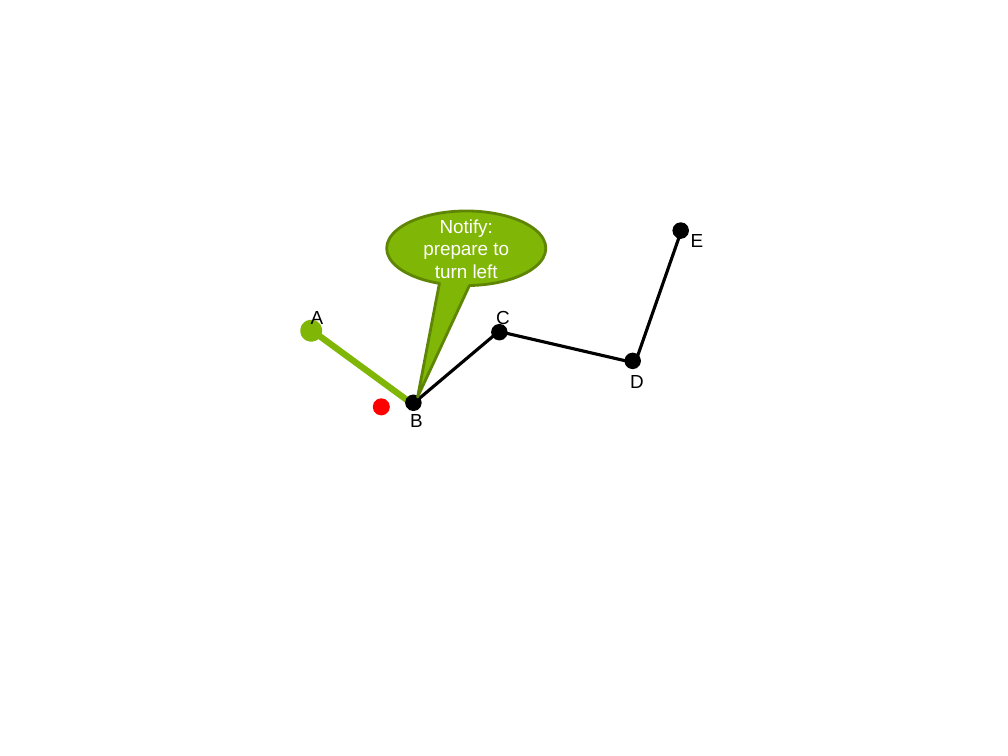
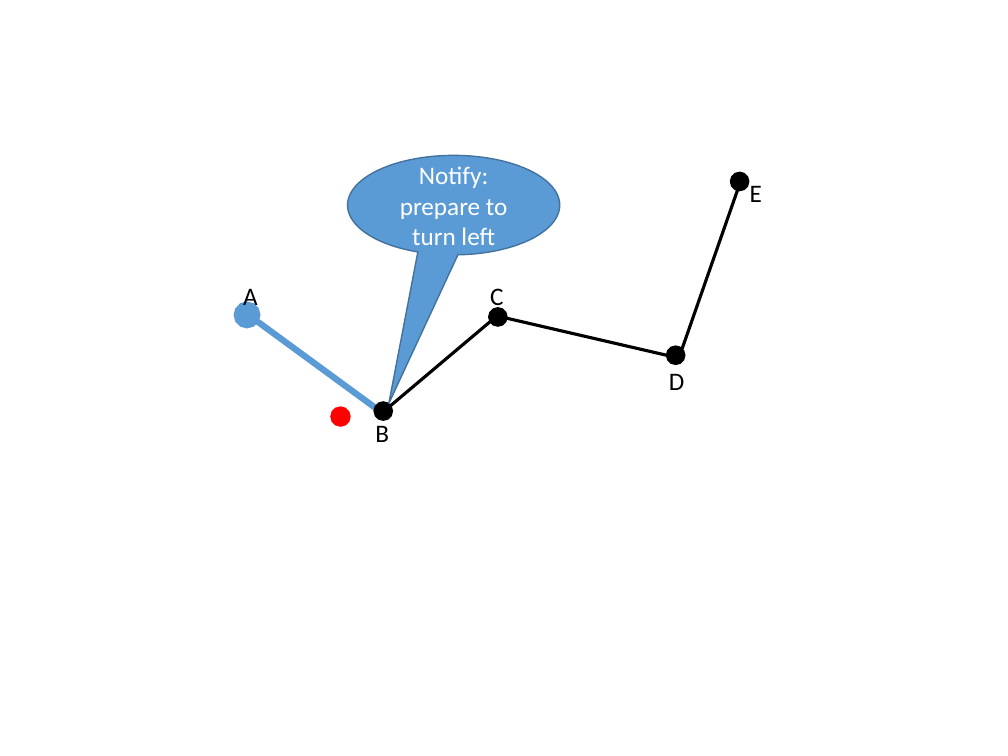
Before and after one commit to hqt/street-router, a slide deck: slide 52 of Document/presentation/full presentation.pptx (slide 53 before the commit). Drawn at 1008x756 pixels with LibreOffice and Linux fonts; fonts in the diff are those of the drawing. Boxes give left, top, right and bottom in pixels: in the first picture for what was removed or moved away, otherwise in the second. Text is boxed around its words. In the diff, an @@ line names an element or a change of style, - is before the commit and + after.

```diff
--- a/Document/presentation/full presentation.pptx
+++ b/Document/presentation/full presentation.pptx
@@ speech bubble "Notify: prepare to turn left": place and size @@
-speech bubble "Notify: prepare to turn left" at (387,211,546,285)
+speech bubble "Notify: prepare to turn left" at (348,155,560,255)
@@ speech bubble "Notify: prepare to turn left" at (348,155,560,255): size 13.5 to 18 pt, font Arial to Calibri; fill #80B606 to #5B9BD5; outline #5F8704 2 pt to #43739E 1 pt @@
@@ ellipse added at (731,172,749,191), fill #000000, outline #000000 1 pt @@
@@ size 13.5 to 18 pt, font Arial to Calibri in 5 elements at (490,288,503,311), (669,373,684,390), (375,425,389,442), (243,284,258,311), (750,185,762,202) @@
@@ text "E": place and size @@
-text "E" at (691,234,704,247)
+text "E" at (750,185,762,202)
@@ line moved from (638, 356) - (680, 233) to (682, 349) - (740, 184) @@
@@ ellipse removed at (674,224,688,238) @@
@@ text "A": place and size @@
-text "A" at (311,310,324,329)
+text "A" at (243,284,258,311)
@@ text "C": place and size @@
-text "C" at (496,311,510,329)
+text "C" at (490,288,503,311)
@@ ellipse: place and size @@
-ellipse at (304,324,319,338)
+ellipse at (238,305,256,324)
@@ ellipse at (238,305,256,324): fill #80B606 to #5B9BD5; outline #80B606 6 pt to #5B9BD5 6 pt @@
@@ line moved from (313, 332) - (412, 404) to (250, 316) - (382, 413) @@
@@ line (250, 316) - (382, 413): stroke #80B606 4.5 pt to #5B9BD5 4.5 pt @@
@@ line moved from (412, 404) - (499, 332) to (382, 413) - (497, 316) @@
@@ ellipse: place and size @@
-ellipse at (493,326,507,340)
+ellipse at (489,307,507,326)
@@ ellipse at (489,307,507,326): outline #000000 2 pt to #000000 1 pt @@
@@ line moved from (499, 332) - (626, 361) to (497, 316) - (666, 355) @@
@@ ellipse at (666,346,684,364): outline #000000 2 pt to #000000 1 pt @@
@@ ellipse: place and size @@
-ellipse at (626,354,640,368)
+ellipse at (666,346,684,364)
@@ text "D": place and size @@
-text "D" at (630,375,644,388)
+text "D" at (669,373,684,390)
@@ ellipse: place and size @@
-ellipse at (406,396,420,410)
+ellipse at (331,407,350,426)
@@ ellipse at (331,407,350,426): fill #000000 to #FF0000; outline #000000 2 pt to #FF0000 1 pt @@
@@ text "B": place and size @@
-text "B" at (410,414,423,427)
+text "B" at (375,425,389,442)
@@ ellipse: place and size @@
-ellipse at (374,400,388,414)
+ellipse at (374,402,392,420)
@@ ellipse at (374,402,392,420): fill #FF0000 to #000000; outline #FF0000 2 pt to #000000 1 pt @@
```
Also in this commit, not shown: 92 other slides changed, 13 slides added, 9 slides removed, 2 other files.
